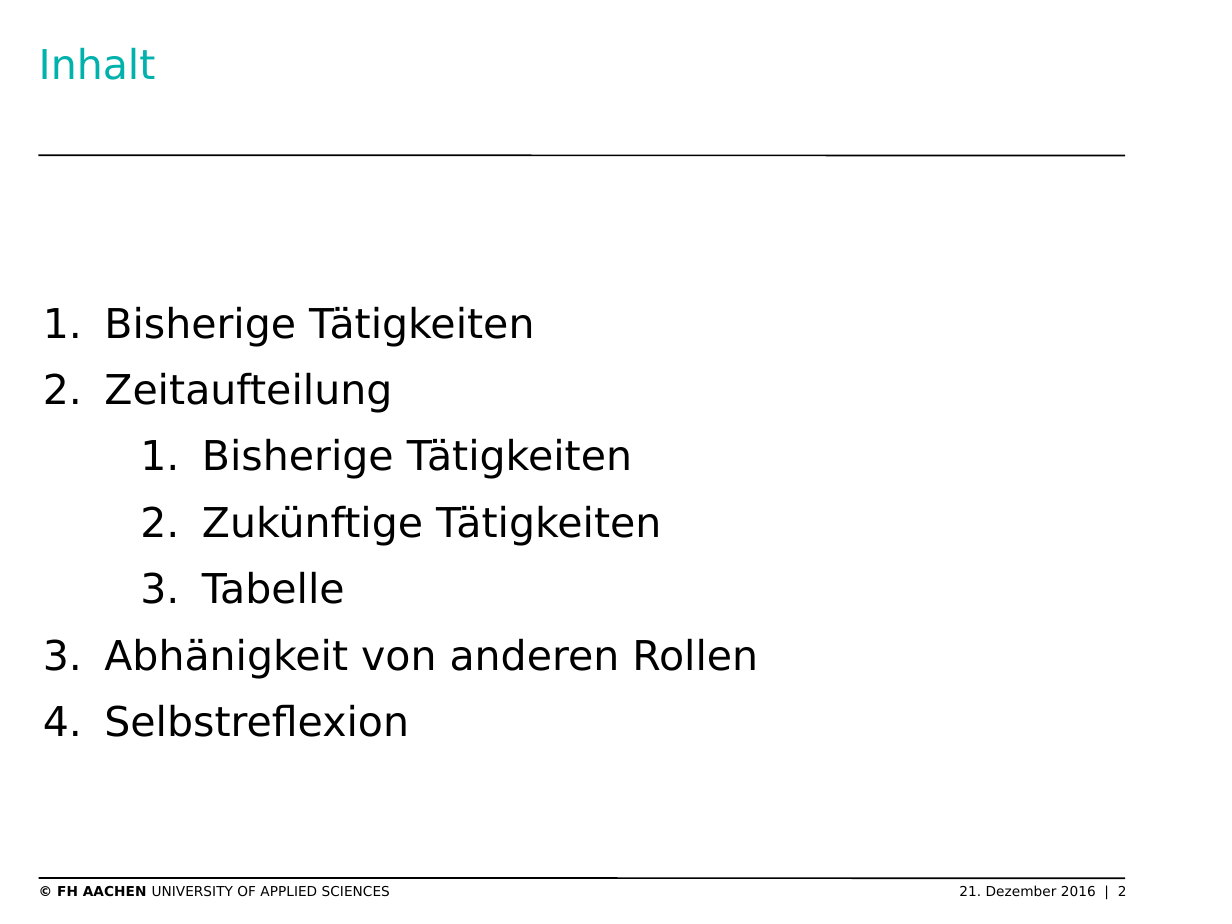
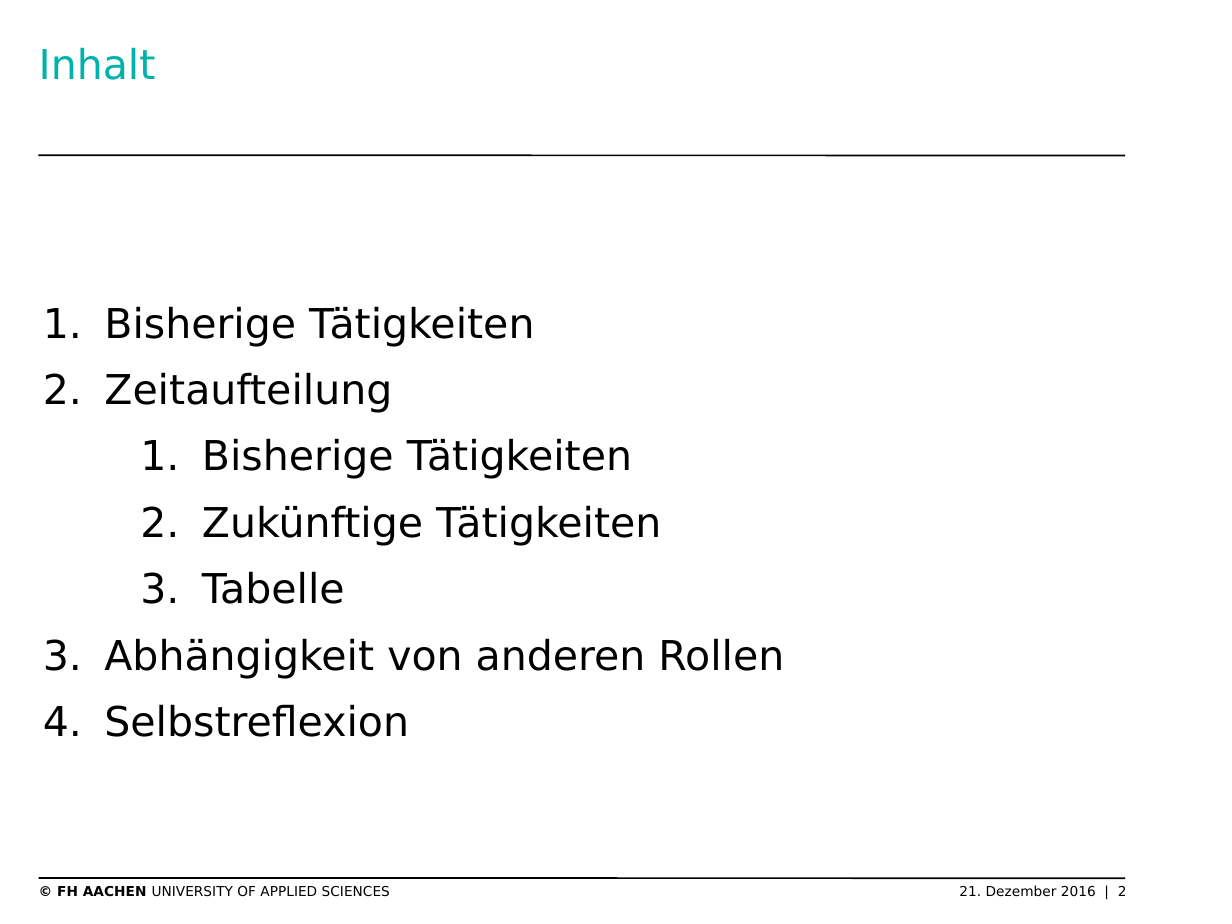
Before and after one commit to thomasgor/swe, a slide deck: slide 2 of Dokumente/Coaching/2016-12-21/2016-12-07 Rollentätigkeit Thomas Gorgels.pptx. Drawn at 1232x924 pixels with LibreOffice and Linux fonts; fonts in the diff are those of the drawing; background and template pictures are left out. Boxes give left, top, right and bottom in pixels: in the first picture for what was removed or moved away, otherwise in the second. Text is boxed around its words. In the diff, an @@ line names an element or a change of style, - is before the commit and + after.

```diff
--- a/Dokumente/Coaching/2016-12-21/2016-12-07 Rollentätigkeit Thomas Gorgels.pptx
+++ b/Dokumente/Coaching/2016-12-21/2016-12-07 Rollentätigkeit Thomas Gorgels.pptx
@@ text at box(104, 638, 784, 679): text changed @@
-3. Abhänigkeit von anderen Rollen
+3. Abhängigkeit von anderen Rollen
```
Also in this commit, not shown: 3 other slides changed, 1 other file.
